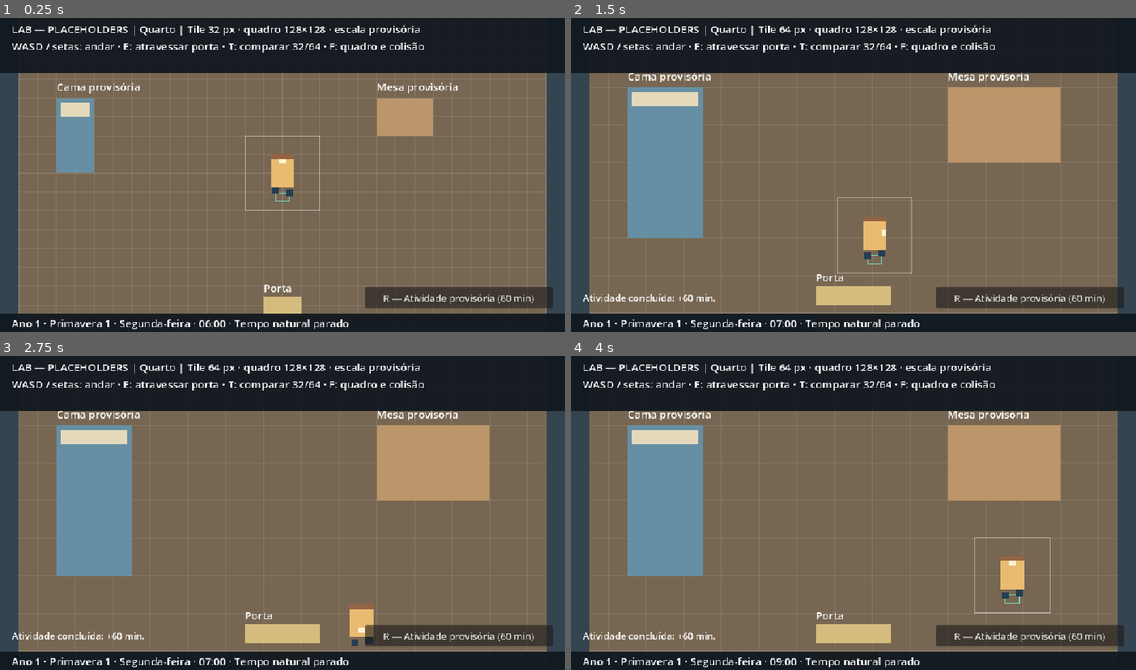
Above: before the commit, frames 1-4 (two rows, left to right).
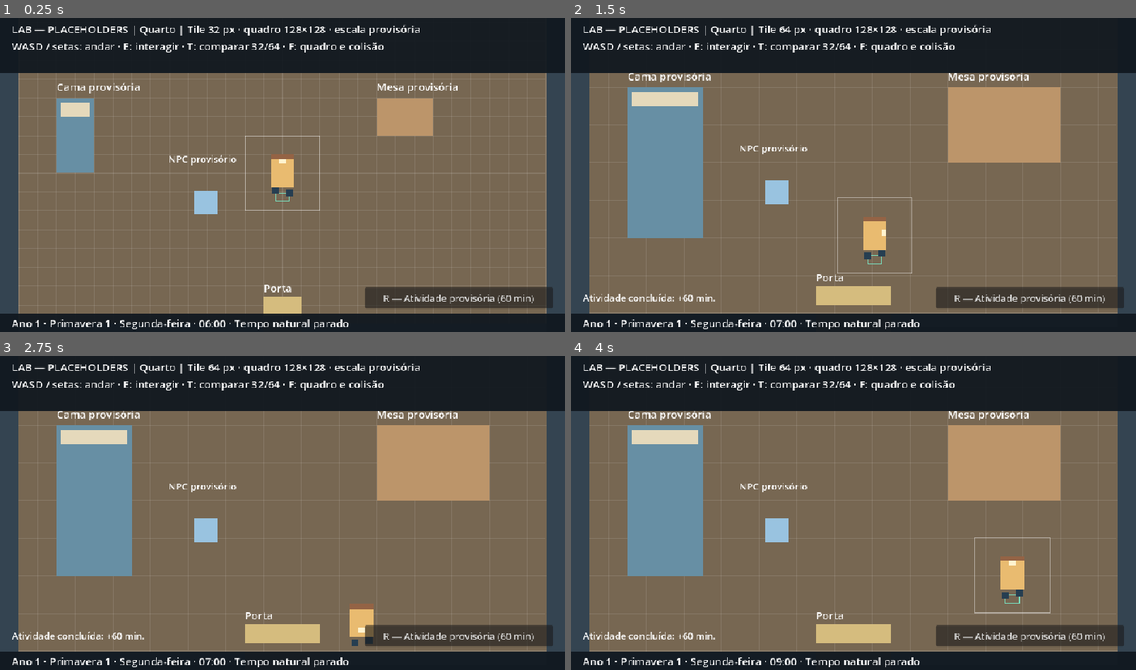
Above: after the commit, the same moments.

Repository: J-Tabosa/another-life
Game: Godot game, scene res://scenes/lab/scale_lab.tscn
Same seed, same stepped clock (60 frames per second), same inputs: the game is played once before the commit and once after it.
Inputs (mouse positions are in pixels of both pictures, inside the frame that each line leads up to):
- Up to frame 1 (0.25 s): no input
- Up to frame 2 (1.5 s): click "R — Atividade provisória (60 …" at 0.5 s; tap Enter (ui_accept) at 1.25 s; move the mouse to (977, 156) at 1.27 s; hold D (move_right) from 1.28 s (still down); hold T (compare_scale) from 1.28 s (still down); click (977, 156) at 1.42 s
- Up to frame 3 (2.75 s): tap Enter (ui_accept) at 1.52, 1.82, 2.27, 2.57 s; tap E (interact) at 1.55, 2.1 s; move the mouse to (169, 525) at 2.02 s; release D (move_right) at 2.03 s; release T (compare_scale) at 2.03 s; hold S (move_down) from 2.03 s (still down); click (169, 525) at 2.17 s; tap F (show_frame) at 2.3 s
- Up to frame 4 (4 s): tap Enter (ui_accept) at 2.75, 3.77, 3.8 s; move the mouse to (910, 440) at 2.77 s; release S (move_down) at 2.78 s; hold D (move_right) 2.78-3.53 s; hold F (show_frame) 2.78-3.53 s; click (910, 440) at 2.92 s; tap R (test_activity) at 3.05, 3.6 s; move the mouse to (825, 575) at 3.52 s; hold W (move_up) from 3.53 s (still down); click (825, 575) at 3.67 s

The runs differ from the first frame. In frame 1, 1.1% of the frame differs, in the area x 24-75%, y 7-63%; in frame 2, 1.1%; in frame 3, 1.1%; in frame 4, 1.1%.

Commit message:
feat: P1-06 add reusable dialogue and nearby NPC interaction

Diff:
--- /dev/null
+++ b/data/dialogues/lab_conversation.tres
@@ -0,0 +1,8 @@
+[gd_resource type="Resource" script_class="DialogueData" load_steps=2 format=3]
+
+[ext_resource type="Script" path="res://scripts/dialogue/dialogue_data.gd" id="1"]
+
+[resource]
+script = ExtResource("1")
+speaker_key = &"LAB_NPC"
+line_keys = PackedStringArray("LAB_DIALOGUE_01", "LAB_DIALOGUE_02")
--- a/localization/lab.csv
+++ b/localization/lab.csv
@@ -3,7 +3,7 @@
 LAB_ROOM,Quarto
 LAB_STREET,Rua residencial de teste
 LAB_SCALE,Tile %d px · quadro 128×128 · escala provisória
-LAB_CONTROLS,WASD / setas: andar · E: atravessar porta · T: comparar 32/64 · F: quadro e colisão
+LAB_CONTROLS,WASD / setas: andar · E: interagir · T: comparar 32/64 · F: quadro e colisão
 LAB_INTERACT,E — entrar / sair
 LAB_BED,Cama provisória
 LAB_DESK,Mesa provisória
@@ -25,3 +25,9 @@
 LAB_ACTIVITY,R — Atividade provisória (%d min)
 ACTIVITY_COMPLETED,Atividade concluída: +%d min.
 ACTIVITY_SLEEP_LIMIT,Não há tempo para concluir antes das 04h.
+LAB_NPC,NPC provisório
+LAB_TALK,E — conversar
+LAB_DIALOGUE_01,Olá! Esta conversa é um teste com um NPC provisório.
+LAB_DIALOGUE_02,Pode conversar com calma. O relógio fica parado durante o diálogo.
+DIALOGUE_NEXT,E / Enter — Continuar
+DIALOGUE_CLOSE,Esc — Fechar
--- a/scenes/lab/scale_lab.tscn
+++ b/scenes/lab/scale_lab.tscn
@@ -1,7 +1,8 @@
-[gd_scene load_steps=4 format=3]
+[gd_scene load_steps=5 format=3]
 [ext_resource type="Script" path="res://scripts/lab/scale_lab.gd" id="1"]
 [ext_resource type="PackedScene" path="res://scenes/player/player.tscn" id="2"]
 [ext_resource type="Script" path="res://scripts/core/time_manager.gd" id="3"]
+[ext_resource type="PackedScene" path="res://scenes/ui/dialogue_panel.tscn" id="4"]
 
 [node name="ScaleLab" type="Node2D"]
 script = ExtResource("1")
@@ -58,3 +59,5 @@
 offset_bottom = 500.0
 mouse_filter = 2
 theme_override_font_sizes/font_size = 16
+
+[node name="DialoguePanel" parent="HUD" instance=ExtResource("4")]
--- /dev/null
+++ b/scenes/ui/dialogue_panel.tscn
@@ -0,0 +1,50 @@
+[gd_scene load_steps=2 format=3]
+[ext_resource type="Script" path="res://scripts/dialogue/dialogue_panel.gd" id="1"]
+
+[node name="DialoguePanel" type="Control"]
+visible = false
+layout_mode = 3
+anchors_preset = 15
+anchor_right = 1.0
+anchor_bottom = 1.0
+grow_horizontal = 2
+grow_vertical = 2
+script = ExtResource("1")
+
+[node name="Panel" type="ColorRect" parent="."]
+offset_left = 20.0
+offset_top = 332.0
+offset_right = 940.0
+offset_bottom = 500.0
+color = Color(0.06, 0.09, 0.12, 0.97)
+
+[node name="Speaker" type="Label" parent="Panel"]
+offset_left = 20.0
+offset_top = 12.0
+offset_right = 880.0
+offset_bottom = 40.0
+theme_override_font_sizes/font_size = 20
+
+[node name="Line" type="Label" parent="Panel"]
+offset_left = 20.0
+offset_top = 48.0
+offset_right = 880.0
+offset_bottom = 106.0
+theme_override_font_sizes/font_size = 18
+autowrap_mode = 2
+
+[node name="Next" type="Button" parent="Panel"]
+offset_left = 20.0
+offset_top = 120.0
+offset_right = 440.0
+offset_bottom = 156.0
+focus_mode = 0
+theme_override_font_sizes/font_size = 16
+
+[node name="Close" type="Button" parent="Panel"]
+offset_left = 460.0
+offset_top = 120.0
+offset_right = 880.0
+offset_bottom = 156.0
+focus_mode = 0
+theme_override_font_sizes/font_size = 16
--- /dev/null
+++ b/scenes/world/dialogue_npc.tscn
@@ -0,0 +1,15 @@
+[gd_scene load_steps=4 format=3]
+[ext_resource type="Script" path="res://scripts/world/dialogue_npc.gd" id="1"]
+[ext_resource type="Resource" path="res://data/dialogues/lab_conversation.tres" id="2"]
+[sub_resource type="RectangleShape2D" id="Interaction"]
+size = Vector2(112, 112)
+
+[node name="DialogueNPC" type="Area2D" groups=["interactables"]]
+collision_layer = 0
+collision_mask = 1
+script = ExtResource("1")
+dialogue = ExtResource("2")
+
+[node name="CollisionShape2D" type="CollisionShape2D" parent="."]
+position = Vector2(0, -12)
+shape = SubResource("Interaction")
--- a/scenes/world/door.tscn
+++ b/scenes/world/door.tscn
@@ -3,7 +3,7 @@
 [sub_resource type="RectangleShape2D" id="Shape"]
 size = Vector2(96, 56)
 
-[node name="Door" type="Area2D"]
+[node name="Door" type="Area2D" groups=["interactables"]]
 collision_layer = 0
 collision_mask = 1
 script = ExtResource("1")
--- a/scenes/world/room.tscn
+++ b/scenes/world/room.tscn
@@ -1,6 +1,7 @@
-[gd_scene load_steps=3 format=3]
+[gd_scene load_steps=4 format=3]
 [ext_resource type="Script" path="res://scripts/world/lab_area.gd" id="1"]
 [ext_resource type="PackedScene" path="res://scenes/world/door.tscn" id="2"]
+[ext_resource type="PackedScene" path="res://scenes/world/dialogue_npc.tscn" id="3"]
 
 [node name="Room" type="Node2D"]
 script = ExtResource("1")
@@ -9,6 +10,9 @@
 position = Vector2(480, 578)
 target_area = &"street"
 
+[node name="DialogueNPC" parent="." instance=ExtResource("3")]
+position = Vector2(350, 430)
+
 [node name="Spawns" type="Node2D" parent="."]
 [node name="start" type="Marker2D" parent="Spawns"]
 position = Vector2(480, 400)
--- a/scenes/world/street.tscn
+++ b/scenes/world/street.tscn
@@ -1,6 +1,7 @@
-[gd_scene load_steps=3 format=3]
+[gd_scene load_steps=4 format=3]
 [ext_resource type="Script" path="res://scripts/world/lab_area.gd" id="1"]
 [ext_resource type="PackedScene" path="res://scenes/world/door.tscn" id="2"]
+[ext_resource type="PackedScene" path="res://scenes/world/dialogue_npc.tscn" id="3"]
 
 [node name="Street" type="Node2D"]
 script = ExtResource("1")
@@ -10,6 +11,9 @@
 position = Vector2(480, 328)
 target_area = &"room"
 
+[node name="DialogueNPC" parent="." instance=ExtResource("3")]
+position = Vector2(350, 430)
+
 [node name="Spawns" type="Node2D" parent="."]
 [node name="door" type="Marker2D" parent="Spawns"]
 position = Vector2(480, 402)
--- /dev/null
+++ b/scripts/dialogue/dialogue_data.gd
@@ -0,0 +1,5 @@
+class_name DialogueData
+extends Resource
+
+@export var speaker_key: StringName
+@export var line_keys: PackedStringArray
--- /dev/null
+++ b/scripts/dialogue/dialogue_panel.gd
@@ -0,0 +1,68 @@
+class_name DialoguePanel
+extends Control
+
+signal opened
+signal closed
+
+var active: bool = false
+var _line_keys: PackedStringArray
+var _line_index: int = 0
+
+
+func _ready() -> void:
+	$Panel/Next.text = tr("DIALOGUE_NEXT")
+	$Panel/Close.text = tr("DIALOGUE_CLOSE")
+	$Panel/Next.pressed.connect(advance)
+	$Panel/Close.pressed.connect(close)
+
+
+func start(data: DialogueData) -> bool:
+	if active or data == null or data.speaker_key.is_empty() or data.line_keys.is_empty():
+		return false
+	for key in data.line_keys:
+		if key.is_empty():
+			return false
+	_line_keys = data.line_keys.duplicate()
+	_line_index = 0
+	$Panel/Speaker.text = tr(data.speaker_key)
+	active = true
+	show()
+	_show_line()
+	opened.emit()
+	return true
+
+
+func advance() -> void:
+	if not active:
+		return
+	_line_index += 1
+	if _line_index == _line_keys.size():
+		close()
+	else:
+		_show_line()
+
+
+func close() -> void:
+	if not active:
+		return
+	active = false
+	hide()
+	_line_keys.clear()
+	$Panel/Speaker.text = ""
+	$Panel/Line.text = ""
+	closed.emit()
+
+
+func _show_line() -> void:
+	$Panel/Line.text = tr(_line_keys[_line_index])
+
+
+func _unhandled_input(event: InputEvent) -> void:
+	if not active:
+		return
+	if not event.is_echo():
+		if event.is_action_pressed("ui_cancel"):
+			close()
+		elif event.is_action_pressed("interact") or event.is_action_pressed("ui_accept"):
+			advance()
+	get_viewport().set_input_as_handled()
--- a/scripts/lab/scale_lab.gd
+++ b/scripts/lab/scale_lab.gd
@@ -13,6 +13,7 @@
 var transitioning: bool = false
 @onready var player: CharacterBody2D = $Player
 @onready var time_manager: TimeManager = $TimeManager
+@onready var dialogue_panel: DialoguePanel = $HUD/DialoguePanel
 
 
 func _ready() -> void:
@@ -20,6 +21,8 @@
 	time_manager.minute_changed.connect(_on_minute_changed)
 	$HUD/ActivityButton.text = tr(TEST_ACTIVITY.label_key) % TEST_ACTIVITY.duration_minutes
 	$HUD/ActivityButton.pressed.connect(_run_test_activity)
+	dialogue_panel.opened.connect(_sync_controls)
+	dialogue_panel.closed.connect(_sync_controls)
 	change_area(&"room", &"start")
 
 
@@ -41,10 +44,12 @@
 
 
 func _unhandled_input(event: InputEvent) -> void:
-	if transitioning:
+	if transitioning or dialogue_panel.active:
 		return
 	if event.is_action_pressed("interact") and not event.is_echo():
-		area.get_node("Door").interact(player)
+		var target := _interaction_target()
+		if target != null:
+			target.interact(player)
 	elif event.is_action_pressed("compare_scale") and not event.is_echo():
 		tile_size = 64 if tile_size == 32 else 32
 		area.tile_size = tile_size
@@ -60,6 +65,8 @@
 
 
 func _run_test_activity() -> void:
+	if transitioning or dialogue_panel.active:
+		return
 	if time_manager.advance_minutes(TEST_ACTIVITY.duration_minutes):
 		$HUD/ActivityResult.text = tr("ACTIVITY_COMPLETED") % TEST_ACTIVITY.duration_minutes
 	else:
@@ -67,7 +74,7 @@
 
 
 func request_transition(target: StringName, spawn: StringName) -> void:
-	if transitioning:
+	if transitioning or dialogue_panel.active:
 		return
 	transitioning = true
 	change_area.call_deferred(target, spawn)
@@ -85,6 +92,7 @@
 		next_area.free()
 		transitioning = false
 		return
+	dialogue_panel.close()
 	if is_instance_valid(area):
 		$World.remove_child(area)
 		area.queue_free()
@@ -93,15 +101,41 @@
 	area.tile_size = tile_size
 	$World.add_child(area)
 	# Natural time is enabled only in the outdoor laboratory.
-	time_manager.running = area.exterior
-	_update_clock()
+	_sync_controls()
 	area.get_node("Door").transition_requested.connect(request_transition)
+	area.get_node("DialogueNPC").dialogue_requested.connect(_open_dialogue)
 	player.position = marker.position
 	player.velocity = Vector2.ZERO
 	player.facing = &"down" if target == &"street" else &"up"
 	player.update_animation(Vector2.ZERO)
 	player.get_node("Camera2D").reset_smoothing()
 	transitioning = false
+
+
+func _open_dialogue(data: DialogueData) -> void:
+	if not transitioning:
+		dialogue_panel.start(data)
+
+
+func _sync_controls() -> void:
+	player.controls_enabled = not dialogue_panel.active
+	player.velocity = Vector2.ZERO
+	time_manager.running = is_instance_valid(area) and area.exterior and not dialogue_panel.active
+	$HUD/ActivityButton.disabled = dialogue_panel.active
+	_update_clock()
+
+
+func _interaction_target() -> Area2D:
+	var nearest: Area2D
+	var nearest_distance := INF
+	for candidate in get_tree().get_nodes_in_group("interactables"):
+		if not area.is_ancestor_of(candidate) or not candidate.can_interact(player):
+			continue
+		var distance := player.global_position.distance_squared_to(candidate.global_position)
+		if distance < nearest_distance:
+			nearest = candidate
+			nearest_distance = distance
+	return nearest
 
 
 func _on_minute_changed(_absolute_minutes: int) -> void:
@@ -116,5 +150,6 @@
 
 func _process(_delta: float) -> void:
 	var location := tr("LAB_STREET") if area_id == &"street" else tr("LAB_ROOM")
-	var hint := tr("LAB_INTERACT") if is_instance_valid(area) and area.get_node("Door").can_interact(player) else ""
+	var target := _interaction_target() if not dialogue_panel.active else null
+	var hint := tr(target.hint_key) if target != null else ""
 	$HUD/Info.text = tr("LAB_TITLE") + " | " + location + " | " + tr("LAB_SCALE") % tile_size + "\n" + tr("LAB_CONTROLS") + "\n" + hint
--- a/scripts/player/player.gd
+++ b/scripts/player/player.gd
@@ -3,6 +3,7 @@
 @export var speed: float = 180.0
 var facing: StringName = &"down"
 var show_frame: bool = true
+var controls_enabled: bool = true
 @onready var sprite: AnimatedSprite2D = $Sprite
 
 
@@ -22,6 +23,10 @@
 
 
 func _physics_process(_delta: float) -> void:
+	if not controls_enabled:
+		velocity = Vector2.ZERO
+		update_animation(Vector2.ZERO)
+		return
 	var direction := Input.get_vector("move_left", "move_right", "move_up", "move_down")
 	velocity = direction * speed
 	move_and_slide()
--- /dev/null
+++ b/scripts/world/dialogue_npc.gd
@@ -0,0 +1,21 @@
+extends Area2D
+
+signal dialogue_requested(data: DialogueData)
+
+@export var dialogue: DialogueData
+@export var hint_key: StringName = &"LAB_TALK"
+
+
+func can_interact(player: CharacterBody2D) -> bool:
+	return dialogue != null and overlaps_body(player)
+
+
+func interact(player: CharacterBody2D) -> void:
+	if can_interact(player):
+		dialogue_requested.emit(dialogue)
+
+
+func _draw() -> void:
+	# Generic laboratory placeholder; no canonical NPC identity or final art.
+	draw_rect(Rect2(-20, -48, 40, 40), Color("99c3e0"))
+	draw_string(ThemeDB.fallback_font, Vector2(-64, -96), tr("LAB_NPC"), HORIZONTAL_ALIGNMENT_LEFT, -1, 16)
--- a/scripts/world/door.gd
+++ b/scripts/world/door.gd
@@ -4,6 +4,7 @@
 
 @export var target_area: StringName
 @export var spawn_id: StringName = &"door"
+@export var hint_key: StringName = &"LAB_INTERACT"
 
 
 func can_interact(player: CharacterBody2D) -> bool:
--- /dev/null
+++ b/tests/dialogue_test.gd
@@ -0,0 +1,188 @@
+extends SceneTree
+
+const LAB := preload("res://scenes/lab/scale_lab.tscn")
+const CONVERSATION: DialogueData = preload("res://data/dialogues/lab_conversation.tres")
+var checks: int = 0
+var failures: int = 0
+
+
+func _initialize() -> void:
+	run.call_deferred()
+
+
+func check(condition: bool, description: String) -> void:
+	checks += 1
+	if condition:
+		print("PASS: " + description)
+	else:
+		failures += 1
+		push_error(description)
+
+
+func settle() -> void:
+	for tick in range(4):
+		await physics_frame
+	# The signal fires before node _process; allow a full HUD update as well.
+	for frame in range(2):
+		await process_frame
+
+
+func press_key(code: Key, echo: bool = false) -> void:
+	var event := InputEventKey.new()
+	event.keycode = code
+	event.physical_keycode = code
+	event.pressed = true
+	event.echo = echo
+	# Use engine input dispatch to catch propagation into world interactions.
+	Input.parse_input_event(event)
+	await process_frame
+	event.pressed = false
+	event.echo = false
+	Input.parse_input_event(event)
+	await process_frame
+
+
+func approach_npc(lab: Node2D) -> void:
+	lab.player.position = lab.area.get_node("DialogueNPC").position + Vector2(40, 0)
+	await settle()
+
+
+func click_button(button: Button) -> void:
+	var center := button.get_global_rect().get_center()
+	var motion := InputEventMouseMotion.new()
+	motion.position = center
+	motion.global_position = center
+	# Coordinates are local to the viewport, including in the headless display.
+	root.push_input(motion, true)
+	await process_frame
+	var event := InputEventMouseButton.new()
+	event.position = center
+	event.global_position = center
+	event.button_index = MOUSE_BUTTON_LEFT
+	event.pressed = true
+	root.push_input(event, true)
+	await process_frame
+	event.pressed = false
+	root.push_input(event, true)
+	await process_frame
+
+
+func capture(file_name: String) -> void:
+	await settle()
+	await RenderingServer.frame_post_draw
+	check(root.get_texture().get_image().save_png("res://docs/screenshots/" + file_name) == OK, "rendered " + file_name)
+
+
+func run() -> void:
+	Engine.max_fps = 60
+	var lab: Node2D = LAB.instantiate()
+	root.add_child(lab)
+	var clock: TimeManager = lab.time_manager
+	clock.set_process(false)
+	var panel: DialoguePanel = lab.dialogue_panel
+	var lifecycle: Array[String] = []
+	panel.opened.connect(func() -> void: lifecycle.append("opened"))
+	panel.closed.connect(func() -> void: lifecycle.append("closed"))
+	var minutes: Array[int] = []
+	clock.minute_changed.connect(func(value: int) -> void: minutes.append(value))
+	check(not panel.active and not panel.visible, "dialogue starts closed")
+	var invalid := DialogueData.new()
+	check(not panel.start(null) and not panel.start(invalid), "missing or empty dialogue is refused")
+	invalid.speaker_key = &"LAB_NPC"
+	invalid.line_keys = PackedStringArray([""])
+	check(not panel.start(invalid) and lifecycle.is_empty() and lab.player.controls_enabled, "invalid line does not lock controls or emit lifecycle events")
+	await settle()
+	await press_key(KEY_E)
+	check(not panel.active and lab.area_id == &"room", "E at a distance does not open dialogue or use a door")
+	await approach_npc(lab)
+	check(lab._interaction_target() == lab.area.get_node("DialogueNPC") and "conversar" in lab.get_node("HUD/Info").text, "nearby NPC shares interaction targeting and translated hint")
+	await press_key(KEY_E)
+	check(panel.active and panel.visible and panel.get_node("Panel/Line").text == tr("LAB_DIALOGUE_01"), "E opens first line without immediately advancing it")
+	check(panel.get_node("Panel/Speaker").text == "NPC provisório", "speaker uses a translated placeholder key")
+	check(not panel.start(CONVERSATION) and lifecycle == ["opened"], "active conversation cannot be replaced or opened twice")
+	var start_position: Vector2 = lab.player.position
+	Input.action_press("move_right")
+	await settle()
+	Input.action_release("move_right")
+	clock._process(60.0)
+	check(lab.player.position == start_position and lab.player.velocity == Vector2.ZERO, "movement stops during dialogue even with input held")
+	check(clock.world_minutes == 360 and minutes.is_empty(), "sixty simulated seconds of indoor dialogue consume no time")
+	await press_key(KEY_R)
+	lab.get_node("HUD/ActivityButton").pressed.emit()
+	await press_key(KEY_T)
+	var previous_frame: bool = lab.player.show_frame
+	await press_key(KEY_F)
+	lab.request_transition(&"street", &"door")
+	await settle()
+	check(clock.world_minutes == 360 and lab.tile_size == 32 and lab.player.show_frame == previous_frame and lab.area_id == &"room", "dialogue blocks activities, scale controls and door transition requests")
+	check(lab.get_node("HUD/ActivityButton").disabled, "underlying activity button is disabled during dialogue")
+	await press_key(KEY_E, true)
+	check(panel.get_node("Panel/Line").text == tr("LAB_DIALOGUE_01"), "held interaction key does not skip lines")
+	if "--capture" in OS.get_cmdline_user_args():
+		await capture("dialogue_room.png")
+	await press_key(KEY_ENTER)
+	check(panel.active and panel.get_node("Panel/Line").text == tr("LAB_DIALOGUE_02"), "Enter advances to the second line")
+	await press_key(KEY_E)
+	check(not panel.active and lifecycle == ["opened", "closed"], "final E closes once without reopening the nearby NPC")
+	check(lab.player.controls_enabled and not clock.running and not lab.get_node("HUD/ActivityButton").disabled, "closing indoors restores controls while natural time remains frozen")
+	await press_key(KEY_E)
+	await press_key(KEY_ESCAPE)
+	check(not panel.active and clock.world_minutes == 360, "Escape cancels without spending time")
+	# Outdoors, pausing must preserve the existing fractional minute.
+	lab.change_area(&"street", &"door")
+	clock._process(0.75)
+	await approach_npc(lab)
+	await press_key(KEY_E)
+	check(panel.active and not clock.running and "Tempo natural parado" in lab.get_node("HUD/Clock").text, "outdoor dialogue pauses natural time and updates HUD")
+	clock._process(60.0)
+	check(clock.world_minutes == 360 and minutes.is_empty(), "sixty simulated seconds outdoors emit no minutes while talking")
+	if "--capture" in OS.get_cmdline_user_args():
+		await capture("dialogue_street.png")
+	await click_button(panel.get_node("Panel/Next"))
+	check(panel.get_node("Panel/Line").text == tr("LAB_DIALOGUE_02"), "mouse advance button uses the same conversation")
+	await click_button(panel.get_node("Panel/Close"))
+	check(not panel.active and clock.running and "Tempo externo" in lab.get_node("HUD/Clock").text, "mouse close restores outdoor time and HUD")
+	clock._process(0.249)
+	check(clock.world_minutes == 360, "dialogue does not consume fractional outdoor progress")
+	clock._process(0.001)
+	check(clock.world_minutes == 361 and minutes == [361], "outdoor remainder resumes with exactly one minute")
+	await press_key(KEY_E)
+	lab.change_area(&"room", &"door")
+	check(not panel.active and lab.player.controls_enabled and not clock.running and lab.get_node("World").get_child_count() == 1, "programmatic map replacement safely closes dialogue and applies new area state")
+	await press_key(KEY_R)
+	check(clock.world_minutes == 421, "explicit activity works again after dialogue closes")
+	for tile in [32, 64]:
+		lab.tile_size = tile
+		lab.change_area(&"street", &"door")
+		await approach_npc(lab)
+		await press_key(KEY_E)
+		check(panel.active, "NPC interaction is accessible at tile %d" % tile)
+		await press_key(KEY_ESCAPE)
+	# Fresh scene and real elapsed time with automatic production callbacks.
+	lab.queue_free()
+	await settle()
+	lab = LAB.instantiate()
+	root.add_child(lab)
+	lab.change_area(&"street", &"door")
+	await approach_npc(lab)
+	await press_key(KEY_E)
+	clock = lab.time_manager
+	var start_minutes := clock.world_minutes
+	start_position = lab.player.position
+	var started_at := Time.get_ticks_usec()
+	var duration := 60.0 if "--realtime" in OS.get_cmdline_user_args() else 2.0
+	Input.action_press("move_right")
+	while Time.get_ticks_usec() - started_at < int(duration * 1_000_000):
+		await process_frame
+	Input.action_release("move_right")
+	check(lab.dialogue_panel.active and clock.world_minutes == start_minutes and lab.player.position == start_position, "actual outdoor conversation freezes time and movement")
+	print("REALTIME: %.3fs talking outdoors, %d game minutes" % [(Time.get_ticks_usec() - started_at) / 1_000_000.0, clock.world_minutes - start_minutes])
+	await press_key(KEY_ESCAPE)
+	await create_timer(1.2).timeout
+	check(clock.running and clock.world_minutes > start_minutes, "automatic ticking resumes after conversation")
+	Input.action_press("move_right")
+	await settle()
+	Input.action_release("move_right")
+	check(lab.player.position.x > start_position.x, "movement resumes after conversation")
+	print("RESULT: %d checks, %d failures" % [checks, failures])
+	quit(1 if failures else 0)
Binary file added: docs/screenshots/dialogue_room.png
Not shown, added: docs/screenshots/dialogue_room.png.import
Binary file added: docs/screenshots/dialogue_street.png
Not shown, added: docs/screenshots/dialogue_street.png.import
Binary file changed: localization/lab.pt_BR.translation
Not shown, added: scripts/dialogue/dialogue_data.gd.uid
Not shown, added: scripts/dialogue/dialogue_panel.gd.uid
Not shown, added: scripts/world/dialogue_npc.gd.uid
Not shown, added: tests/dialogue_test.gd.uid
Not shown, changed: docs/decisions.md
